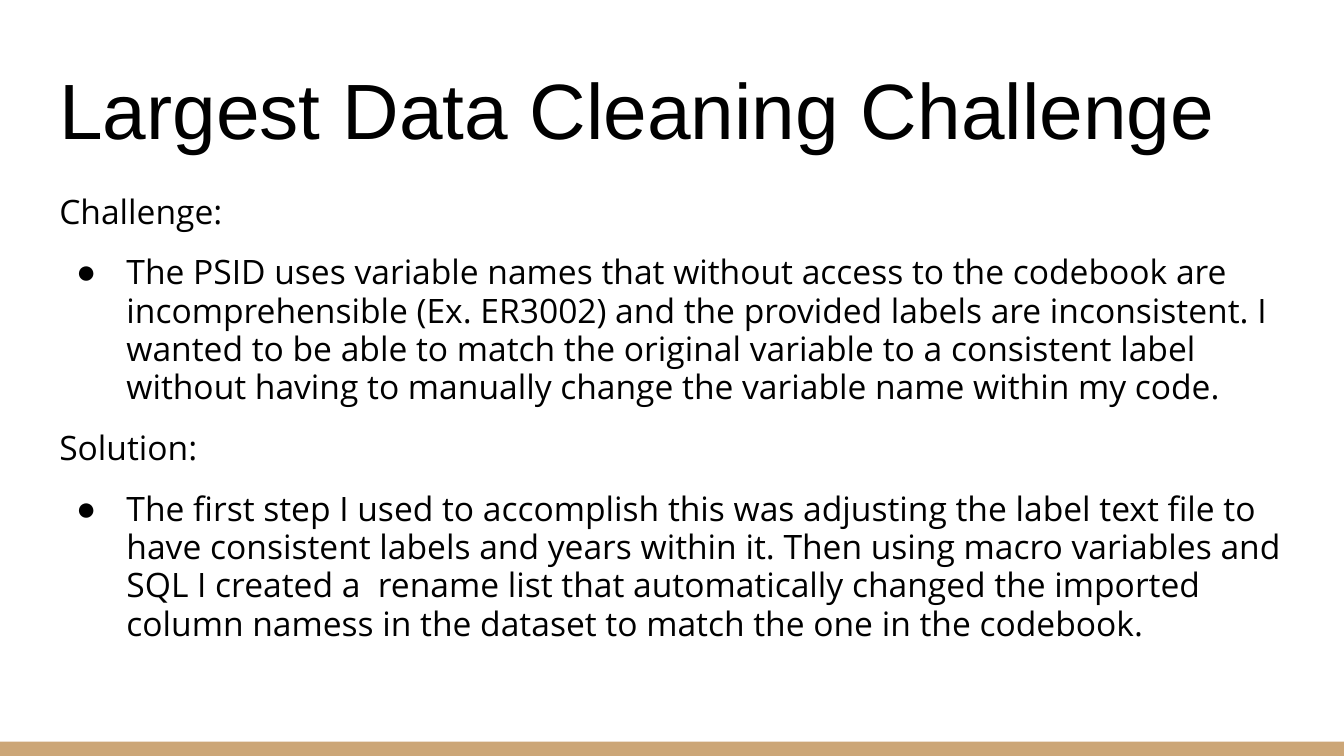
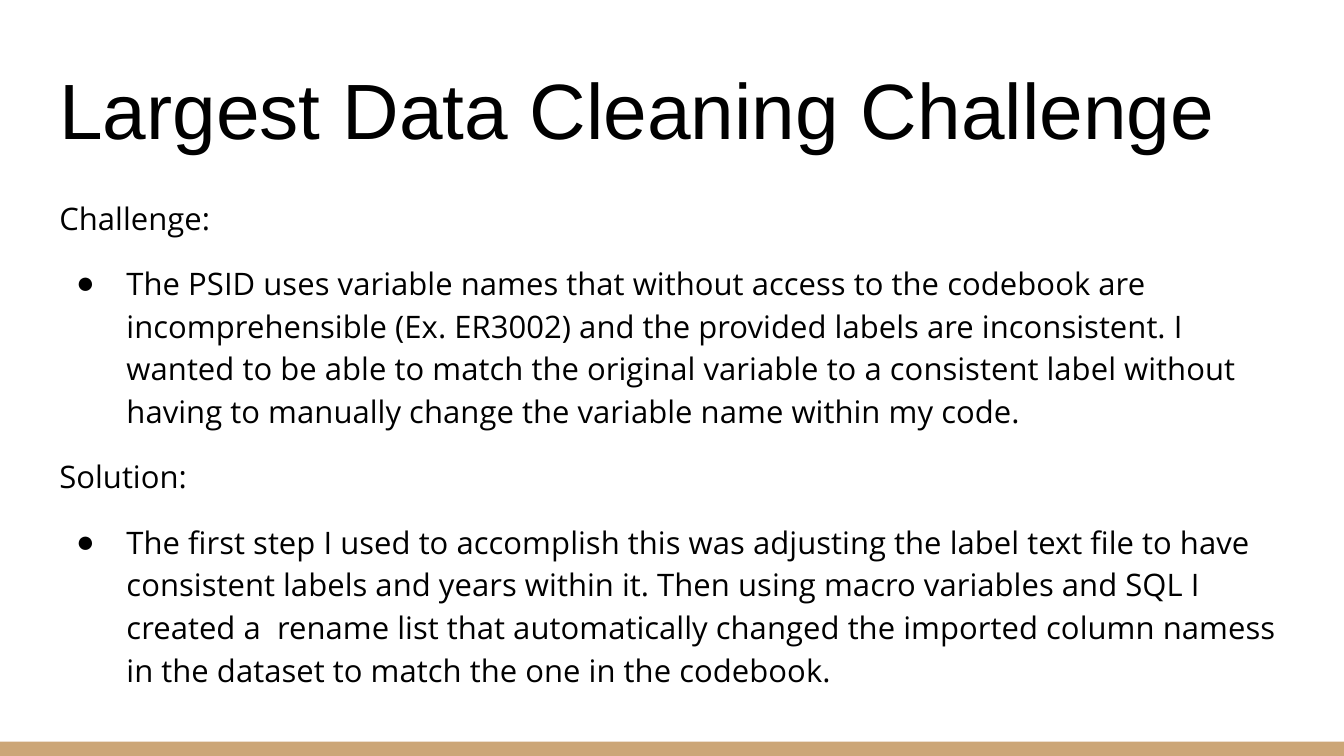
Before and after one commit to saifelsisy/EITC_EDUCATION_ANALYSIS, a slide deck: slide 5 of Earned Income Tax Credit.pptx. Drawn at 1344x756 pixels with LibreOffice and Linux fonts; fonts in the diff are those of the drawing. Boxes give left, top, right and bottom in pixels: in the first picture for what was removed or moved away, otherwise in the second. Text is boxed around its words. In the diff, an @@ line names an element or a change of style, - is before the commit and + after.

```diff
--- a/Earned Income Tax Credit.pptx
+++ b/Earned Income Tax Credit.pptx
@@ text "Challenge:" at <box>59,206,1275,683</box>: size 18 to 16.6 pt; line spacing 0.95 to 1.15 @@
```
Also in this commit, not shown: 7 other slides changed, 1 other file.
